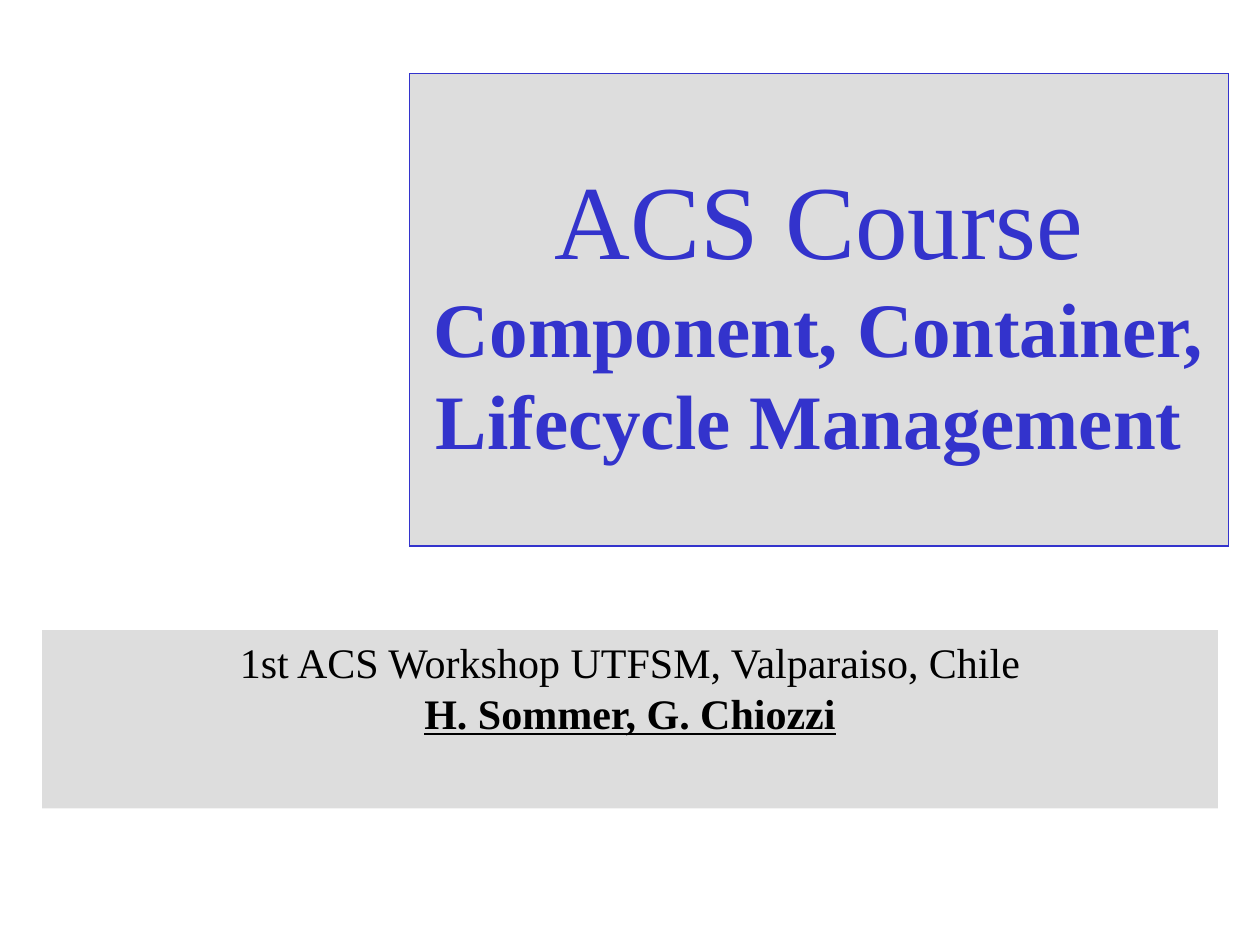
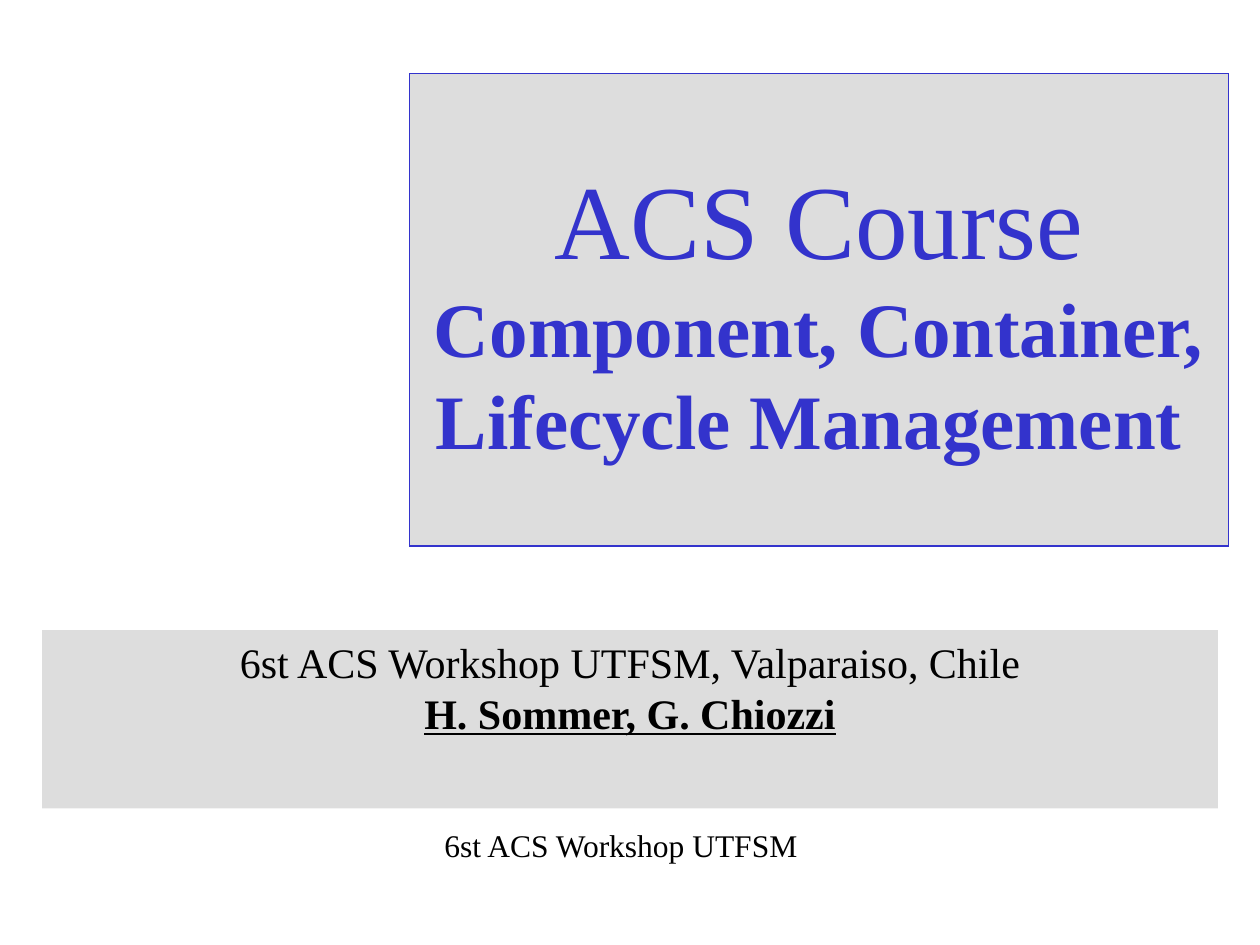
Before and after one commit to ACS-Community/ACS, a slide deck: slide 1 of Documents/ACS-Course/ACSCourse-01c-ContComp.ppt. Drawn at 1260x945 pixels with LibreOffice and Linux fonts; fonts in the diff are those of the drawing; background and template pictures are left out. Boxes give left, top, right and bottom in pixels: in the first picture for what was removed or moved away, otherwise in the second. Text is boxed around its words. In the diff, an @@ line names an element or a change of style, - is before the commit and + after.

```diff
--- a/Documents/ACS-Course/ACSCourse-01c-ContComp.ppt
+++ b/Documents/ACS-Course/ACSCourse-01c-ContComp.ppt
@@ subtitle at (240,649,1020,687): text changed @@
-1st ACS Workshop UTFSM, Valparaiso, Chile
+6st ACS Workshop UTFSM, Valparaiso, Chile
@@ text added at (444,835,797,864), 18 pt, text #000000 @@
+6st ACS Workshop UTFSM
```
Also in this commit, not shown: 18 other slides changed.
